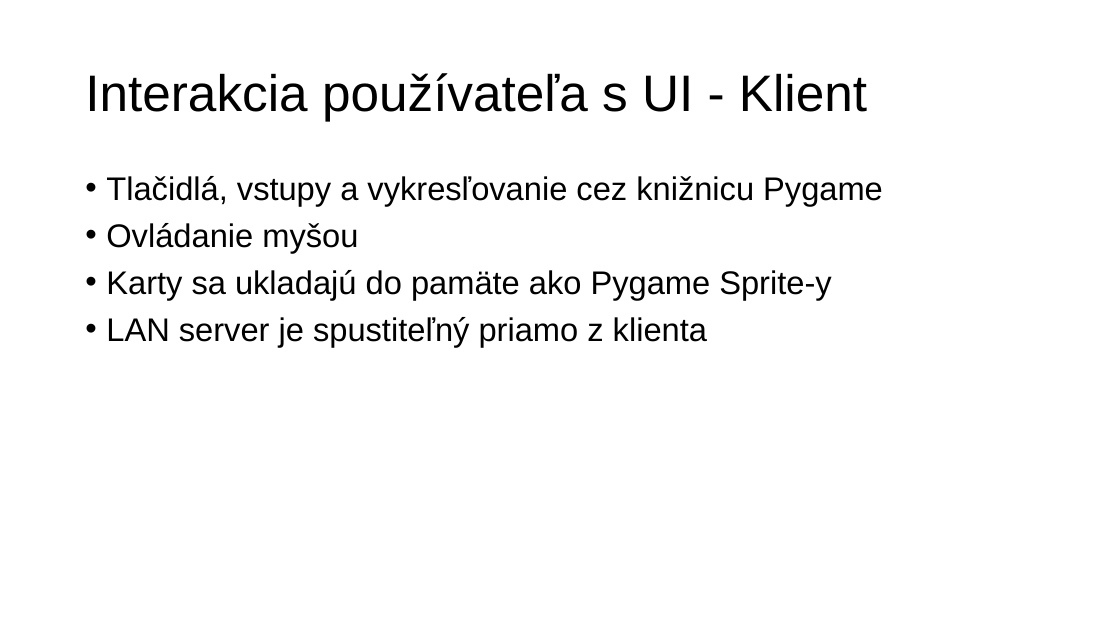
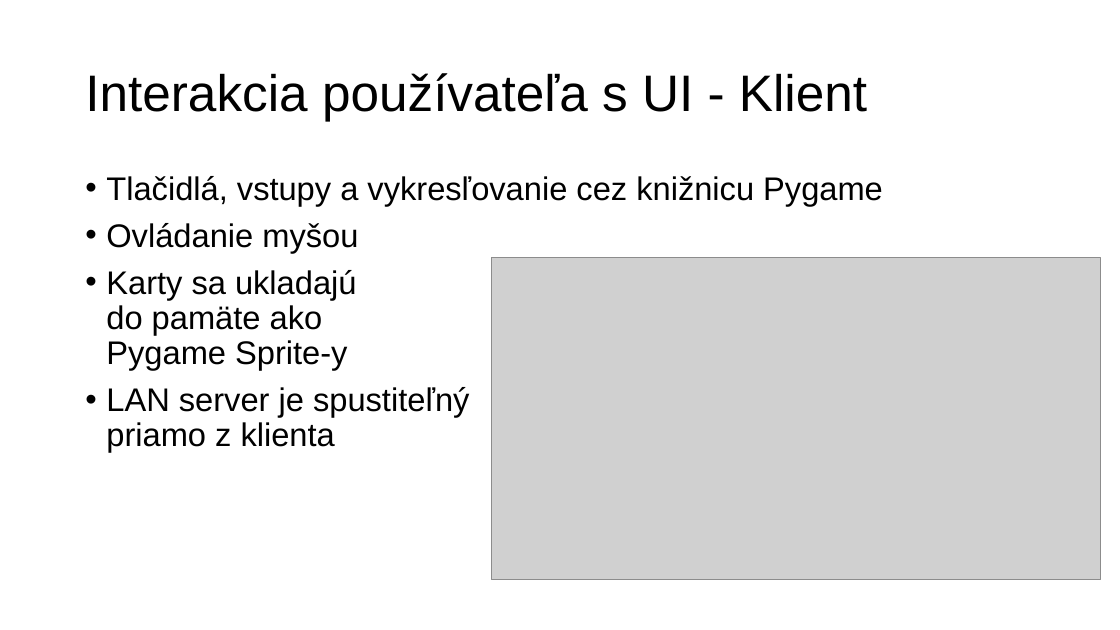
Before and after one commit to Sminoo/Sedma_berie_tri, a slide deck: slide 4 of RPJ/Grafická_aplikácia_sieťovej_hry-Šrobár_Šimon-4SC.pptx. Drawn at 1120x630 pixels with LibreOffice and Linux fonts; fonts in the diff are those of the drawing; grey boxes stand for pictures. Boxes give left, top, right and bottom in pixels: in the first picture for what was removed or moved away, otherwise in the second. Text is boxed around its words. In the diff, an @@ line names an element or a change of style, - is before the commit and + after.

```diff
--- a/RPJ/Grafická_aplikácia_sieťovej_hry-Šrobár_Šimon-4SC.pptx
+++ b/RPJ/Grafická_aplikácia_sieťovej_hry-Šrobár_Šimon-4SC.pptx
@@ text "Tlačidlá, vstupy a vykresľovanie cez ..." rewrapped from box(106, 176, 883, 346) to box(106, 176, 883, 452) @@
@@ picture added at box(492, 258, 1101, 580) @@
```
Also in this commit, not shown: 5 other slides changed, 10 other files.
